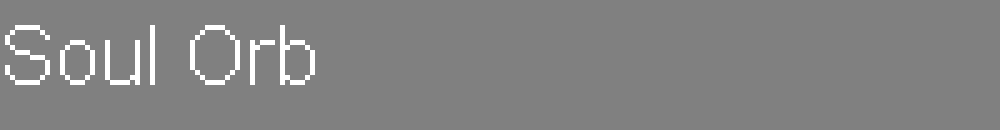
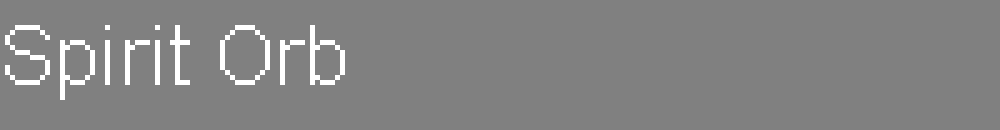
Comparing the layer stacks of the two 1000 × 130 images. Changes:
renamed "Soul Orb" to "Spirit Orb", painted on it over bbox(60, 25, 345, 100)
